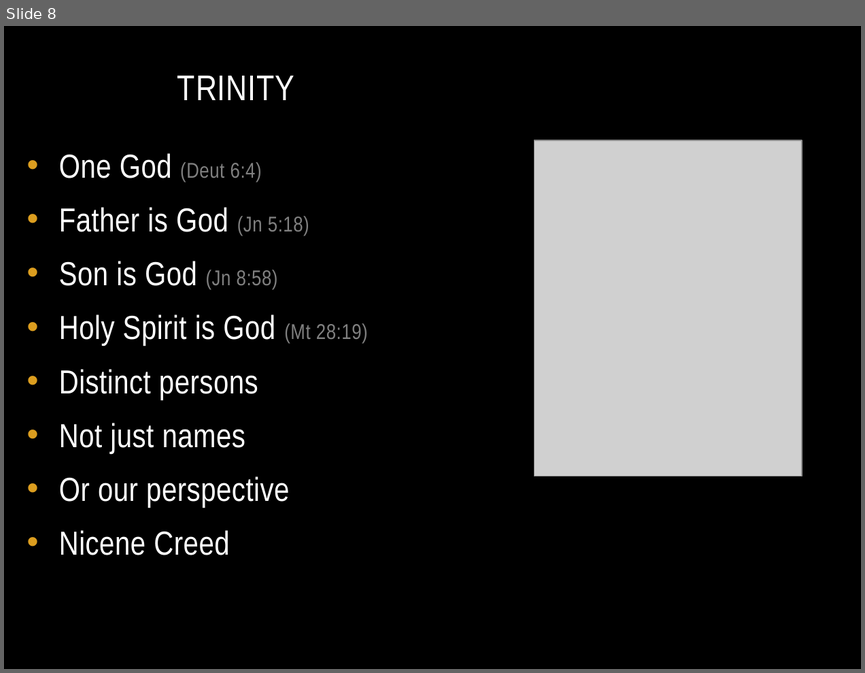
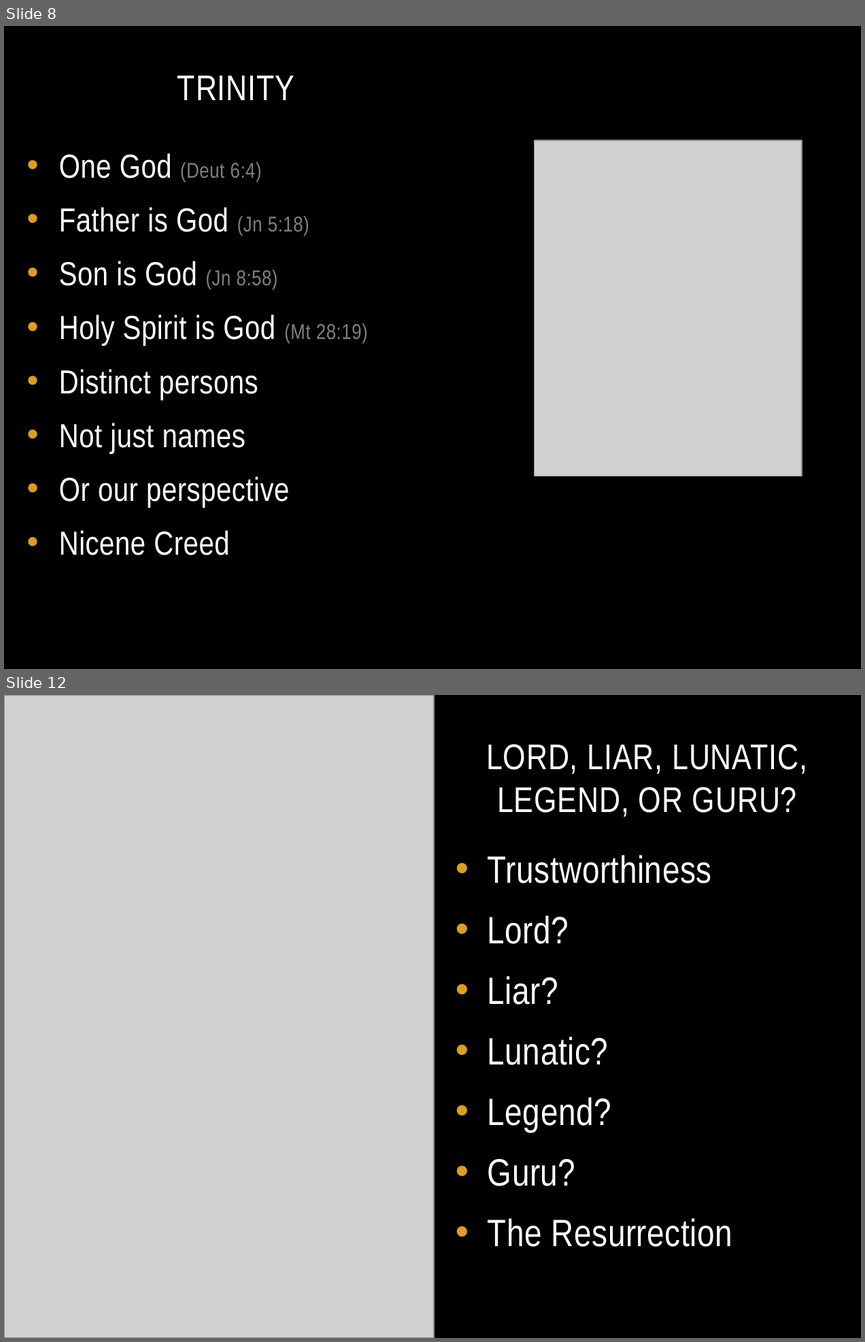
Before and after one commit to chadmyers/junkdrawer, a slide deck: adultconfirmation/theologicalbasics.pptx. Shown one above the other, each under a label of ours: slide 8 before the commit, slides 8 and 12 after it; the slides between them are not shown. The pictures are 865x673 and 865x1342 pixels, drawn with LibreOffice and Linux fonts; fonts in the diff are those of the drawing; grey boxes stand for pictures. Boxes give left, top, right and bottom in pixels: in the first picture for what was removed or moved away, otherwise in the second. Text is boxed around its words. In the diff, an @@ line names an element or a change of style, - is before the commit and + after.

```diff
--- a/adultconfirmation/theologicalbasics.pptx
+++ b/adultconfirmation/theologicalbasics.pptx
@@ slide 12 added at [4, 695, 861, 1338], background #000000 @@
@@ picture added at [4, 695, 434, 1338] @@
@@ title added at [486, 744, 807, 817], 30 pt, text #FFFFFF @@
+LORD, LIAR, LUNATIC, LEGEND, OR GURU?
@@ text added at [487, 855, 732, 1246], 32 pt, text #FFFFFF @@
+• Trustworthiness
+• Lord?
+• Liar?
+• Lunatic?
+• Legend?
+• Guru?
+• The Resurrection
```
Also in this commit, not shown: 3 slides changed, 10 other slides added.
